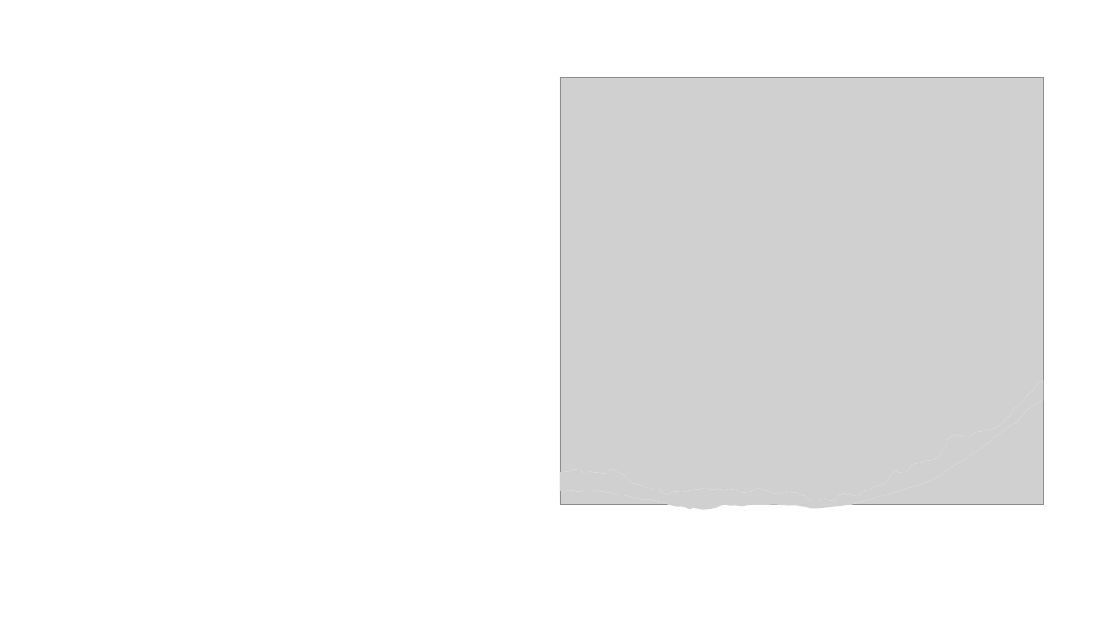
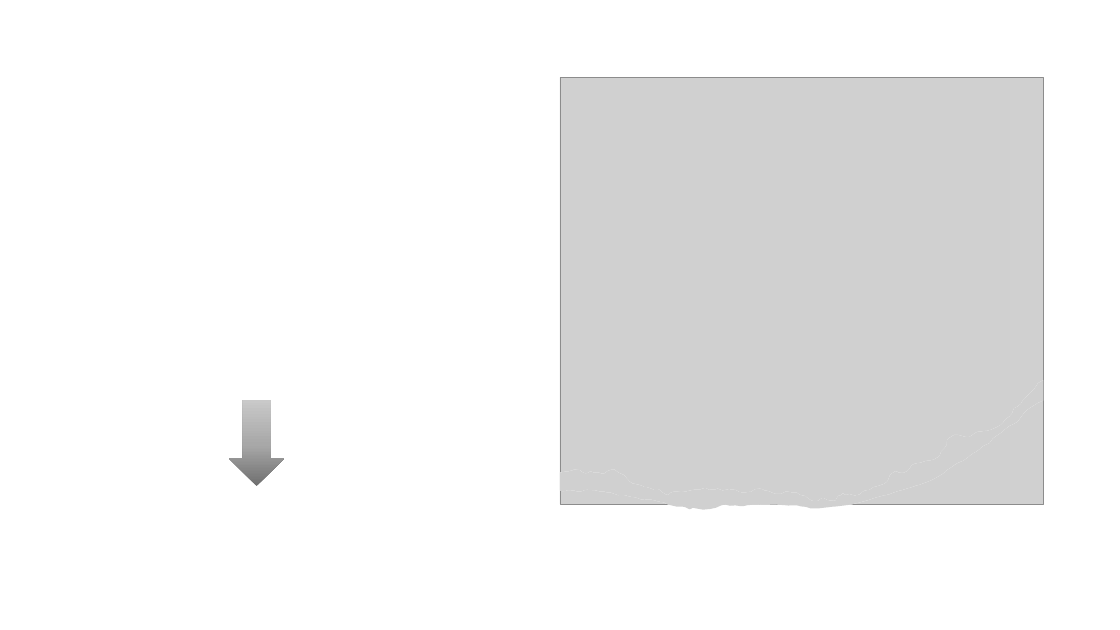
Before and after one commit to mmlab-aueb/blockchain-mobile-game-BSc, a slide deck: slide 6 of Game_Presentation.pptx (slide 5 before the commit). Drawn at 1120x630 pixels with LibreOffice and Linux fonts; fonts in the diff are those of the drawing; grey boxes stand for pictures. Boxes give left, top, right and bottom in pixels: in the first picture for what was removed or moved away, otherwise in the second. Text is boxed around its words. In the diff, an @@ line names an element or a change of style, - is before the commit and + after.

```diff
--- a/Game_Presentation.pptx
+++ b/Game_Presentation.pptx
@@ down arrow added at box(229, 400, 285, 486), fill gradient #6F6F6F to #A8A8A8 to #C9C9C9 @@
```
Also in this commit, not shown: 12 other slides changed, 1 slide added.
